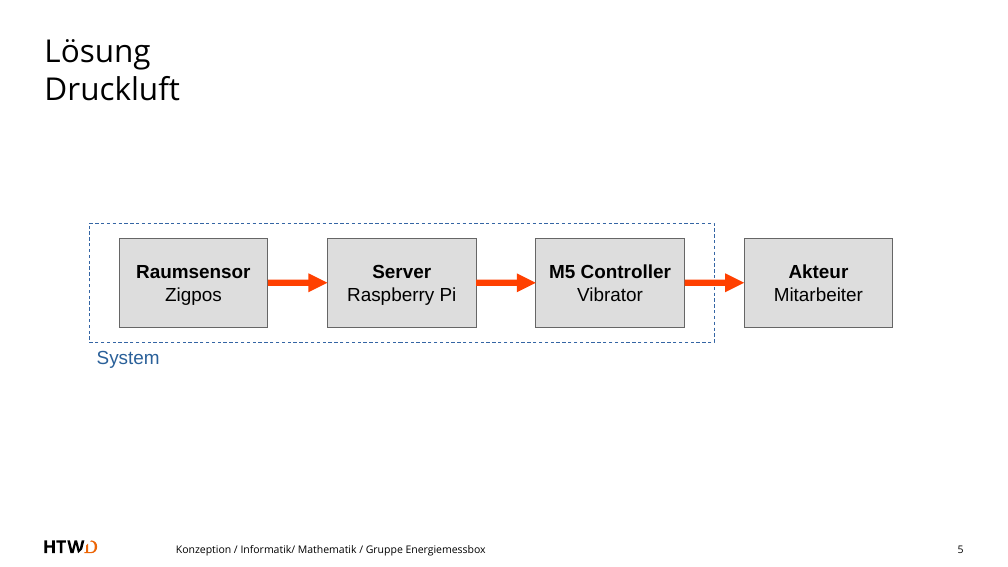
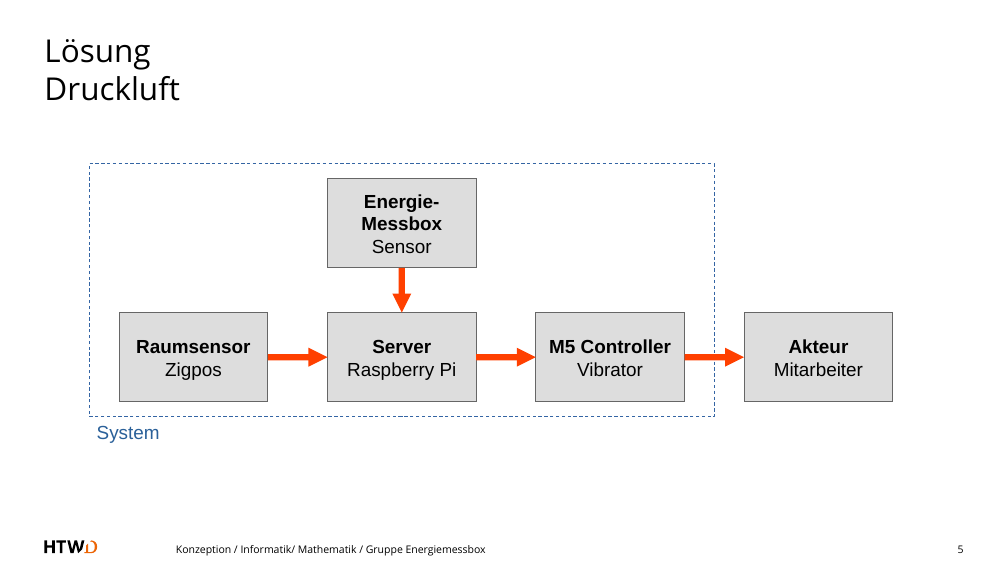
Before and after one commit to a-schulz/bpa-energiemessbox, a slide deck: slide 5 of praesentation.odp. Drawn at 1008x567 pixels with LibreOffice and Linux fonts; fonts in the diff are those of the drawing. Boxes give left, top, right and bottom in pixels: in the first picture for what was removed or moved away, otherwise in the second. Text is boxed around its words. In the diff, an @@ line names an element or a change of style, - is before the commit and + after.

```diff
--- a/praesentation.odp
+++ b/praesentation.odp
@@ rectangle: place and size @@
-rectangle at box(89, 223, 715, 342)
+rectangle at box(89, 164, 715, 417)
@@ rectangle added at box(327, 178, 476, 268), fill #DDDDDD, outline #666666 0 pt, 18 pt, text #000000, bold @@
+Energie-
+Messbox
+Sensor
@@ arrow added from (402, 268) to (402, 312), #FF4000 6.01 pt @@
@@ 4 rectangles, 3 arrows, 1 text: place and size @@
-4 rectangles, 3 arrows, 1 text at box(97, 238, 893, 368)
+4 rectangles, 3 arrows, 1 text at box(97, 312, 893, 443)
```
Also in this commit, not shown: 10 other slides changed, 1 slide removed, 1 other file.
